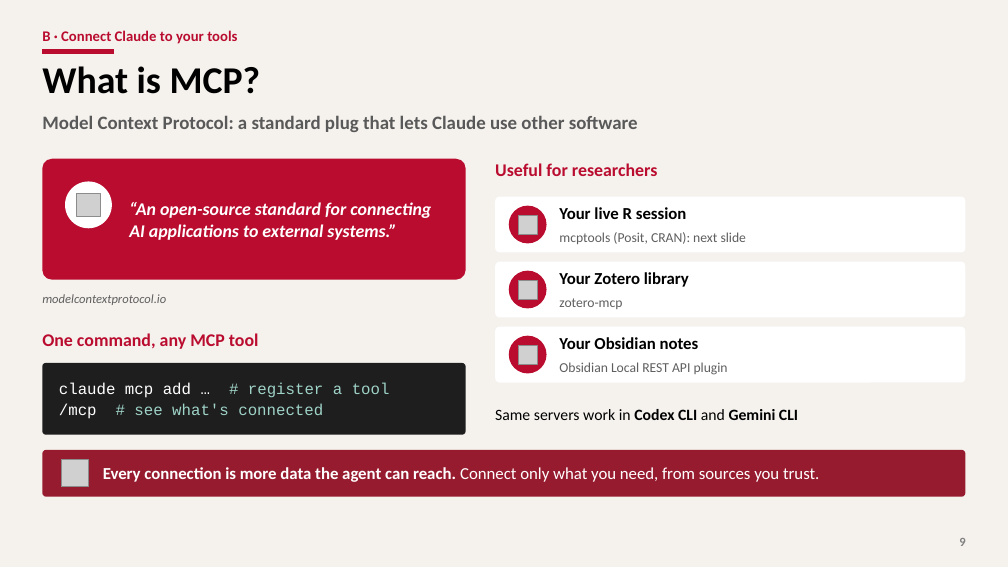
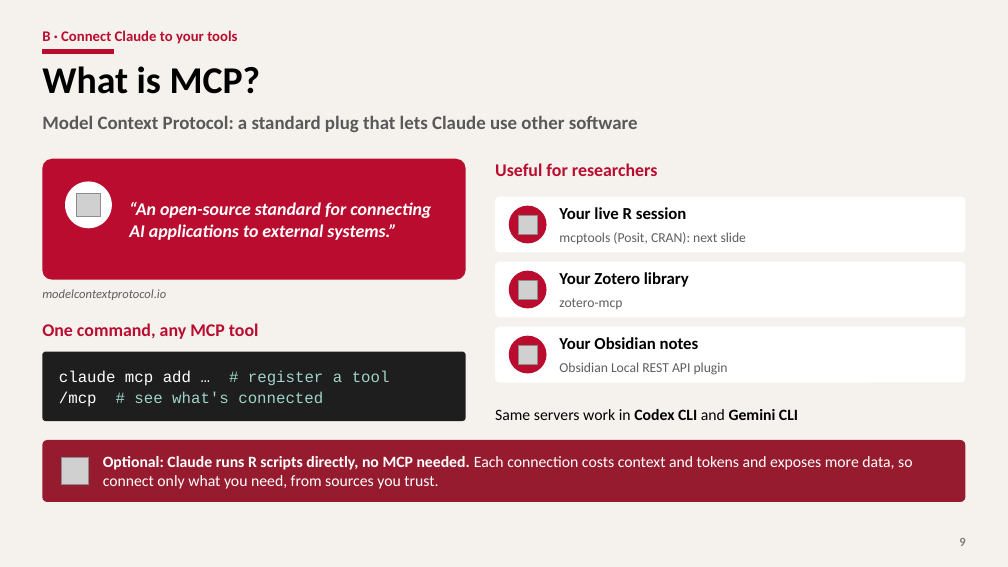
Before and after one commit to YungChun0303/ai_workshop_edu, a slide deck: slide 9 of part2_setup/slides/part2_setup.pptx. Drawn at 1008x567 pixels with LibreOffice and Linux fonts; fonts in the diff are those of the drawing; grey boxes stand for pictures; background and template pictures are left out. Boxes give left, top, right and bottom in pixels: in the first picture for what was removed or moved away, otherwise in the second. Text is boxed around its words. In the diff, an @@ line names an element or a change of style, - is before the commit and + after.

```diff
--- a/part2_setup/slides/part2_setup.pptx
+++ b/part2_setup/slides/part2_setup.pptx
@@ text "modelcontextprotocol.io": place and size @@
-text "modelcontextprotocol.io" at (42, 294, 166, 305)
+text "modelcontextprotocol.io" at (42, 289, 166, 300)
@@ 2 texts, 1 rounded rectangle: place and size @@
-2 texts, 1 rounded rectangle at (42, 333, 466, 435)
+2 texts, 1 rounded rectangle at (42, 323, 466, 421)
@@ rounded rectangle: place and size @@
-rounded rectangle at (42, 450, 966, 497)
+rounded rectangle at (42, 440, 966, 502)
@@ text at (103, 456, 912, 489): text changed; size 16 to 15 pt @@
-Every connection is more data the agent can reach. Connect only what you need, from sources you trust.
+Optional: Claude runs R scripts directly, no MCP needed. Each connection costs context and tokens and exposes more data, so connect only what you need, from sources you trust.
```
Also in this commit, not shown: 3 other files.
